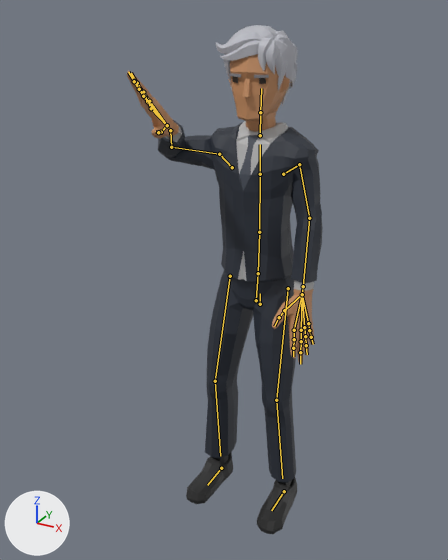
Renders of the glTF model js/models/avatars/club-crowd-m6.glb from each side of a commit.
Rendered twice from a camera (50 mm lens) standing at (0.914, -1.975, 1.893) and looking at (-0.075, -0.176, 0.993). Every picture has the same lights, and +X, +Y and +Z are marked at lower left. The picture after the commit comes second. Both versions are drawn at frame 71 of the action 'Drink_Loop'; the numbers are the values there. The bones that change, and the others that lie on the model, are drawn over the model as lines.

Objects in the first picture: 'Suit_Body'.
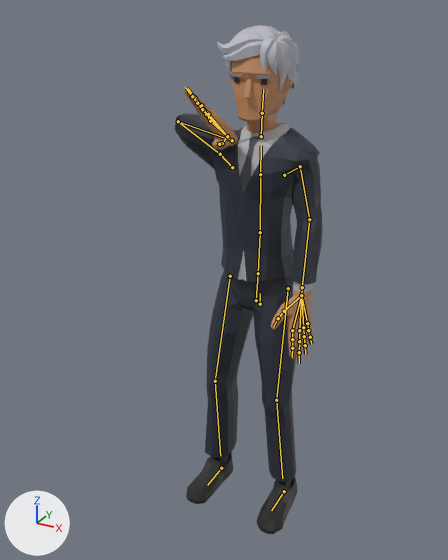
What differs and where, as boxes (x1, y1, x2, y2) in the pictures (448 x 560 px):
'Suit_Body', posed (24% narrower)
    before: (127, 25, 323, 534)
    after: (175, 25, 323, 534)
bone 'UpperArm.R', root to tip
    before: (219, 154) to (171, 147)
    after: (220, 154) to (178, 121)
bone 'LowerArm.R', root to tip
    before: (171, 147) to (170, 130)
    after: (178, 121) to (232, 140)
bone 'Wrist.R', root to tip
    before: (170, 130) to (167, 125)
    after: (232, 140) to (227, 136)

The change in detail:
Bone 'UpperArm.R' (bone_upperarm_r) turns from (0, 4, 12) to (35, -4, 26) degrees about its own x, y and z.
Bone 'LowerArm.R' (bone_lowerarm_r) turns from (27, -27, 89) to (144, 40, -73) degrees about its own x, y and z.
Bone 'Wrist.R' (bone_wrist_r) turns from (0, -21, -28) to (150, 24, -92) degrees about its own x, y and z.
